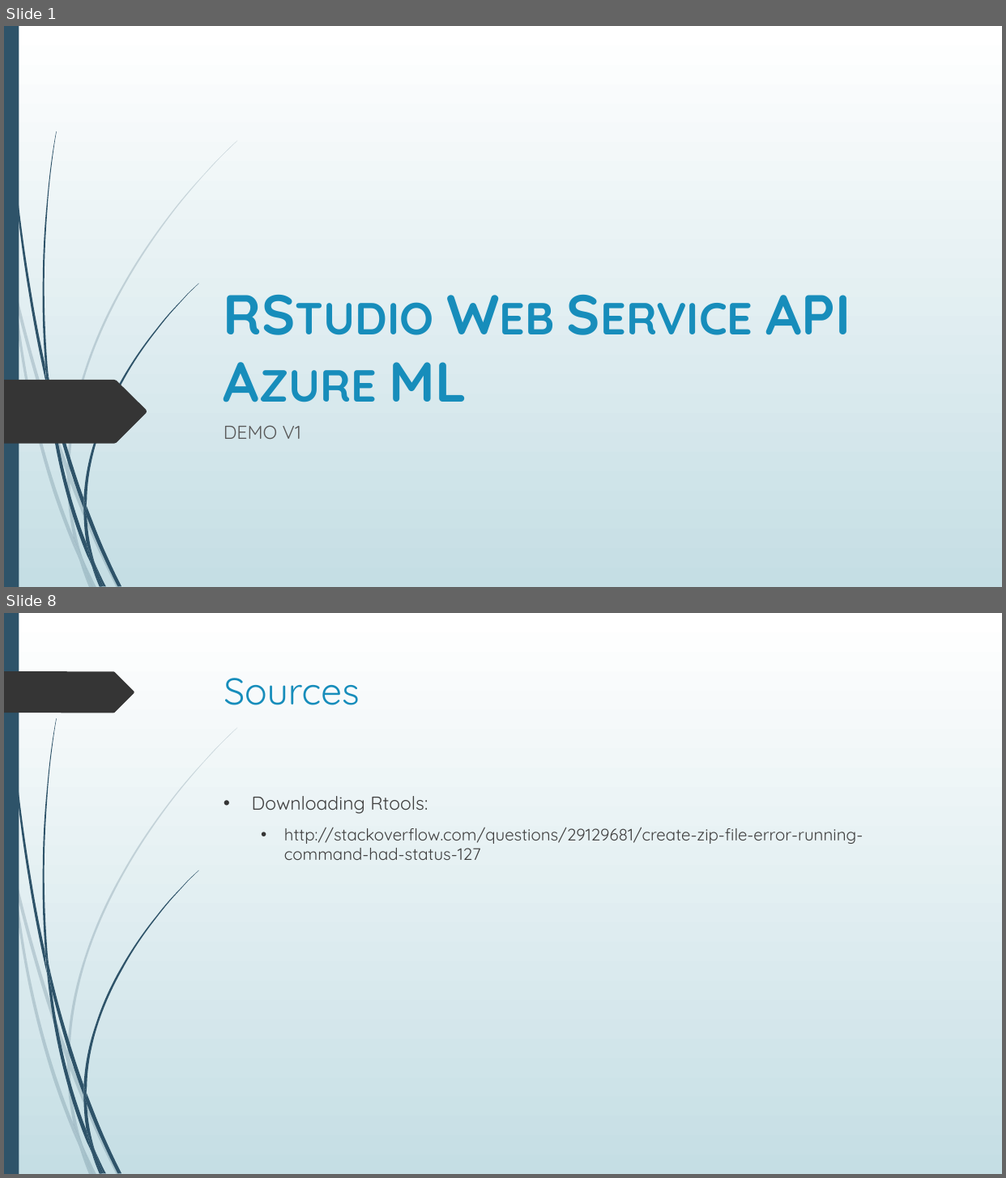
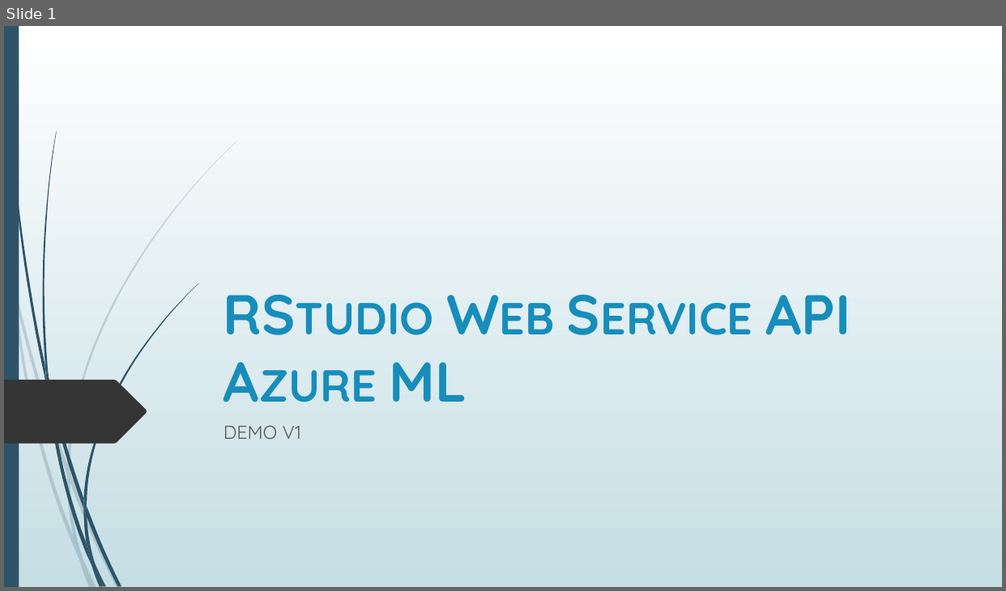
Before and after one commit to Azure/Azure-MachineLearning-ClientLibrary-R, a slide deck: demo/demo walkthrough.pptx. Shown one above the other, each under a label of ours: slides 1 and 8 before the commit, slide 1 after it; the slides between them are not shown. The pictures are 1006x1178 and 1006x591 pixels, drawn with LibreOffice and Linux fonts; fonts in the diff are those of the drawing. Boxes give left, top, right and bottom in pixels: in the first picture for what was removed or moved away, otherwise in the second. Text is boxed around its words. In the diff, an @@ line names an element or a change of style, - is before the commit and + after.

```diff
--- a/demo/demo walkthrough.pptx
+++ b/demo/demo walkthrough.pptx
@@ slide 8 removed at (4, 613, 1002, 1174), background gradient #FFFFFF to #C5DEE5; not listed: 23 template elements that a slide beside it also shows @@
@@ freeform shape removed at (4, 671, 134, 713) @@
@@ title removed at (224, 678, 360, 705) @@
-Sources
@@ text removed at (252, 796, 863, 860) @@
-• Downloading Rtools:
-  • http://stackoverflow.com/questions/29129681/create-zip-file-error-running-command-had-status-127
```
Also in this commit, not shown: 1 slide changed, 3 slides added, 5 other slides removed.
